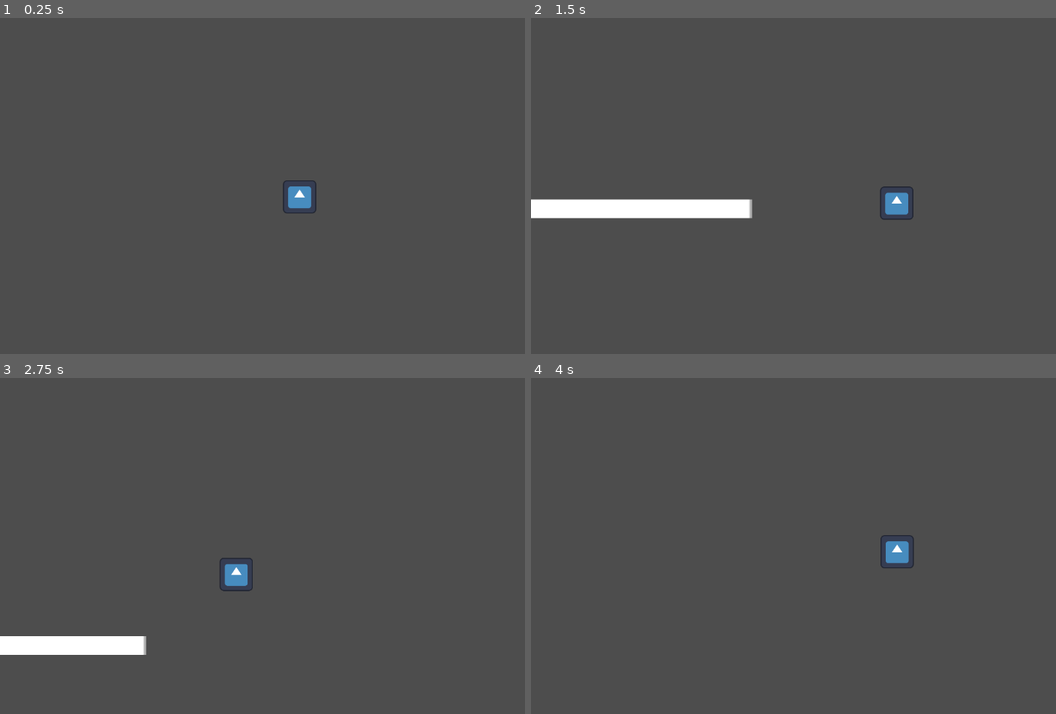
Above: before the commit, frames 1-4 (two rows, left to right).
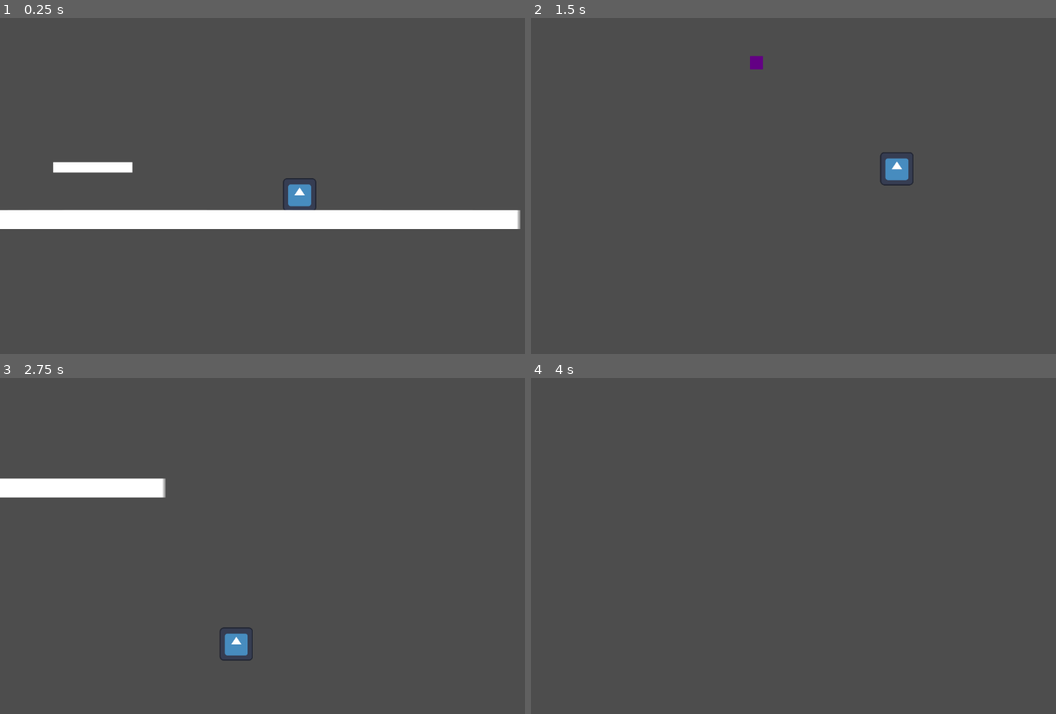
Above: after the commit, the same moments.

Repository: RmonteRodriguez/Platformer-Godot
Game: Godot game, scene res://main_scene.tscn
Same seed, same stepped clock (60 frames per second), same inputs: the game is played once before the commit and once after it. The engine's default icon, where the game draws it, is replaced by a stand-in: a white triangle on a blue panel in a dark square.
Inputs:
- Up to frame 1 (0.25 s): no input
- Up to frame 2 (1.5 s): tap Enter (ui_accept) at 0.5, 0.77 s; hold Right (ui_right) from 0.53 s (still down)
- Up to frame 3 (2.75 s): tap Enter (ui_accept) at 1.52 s; release Right (ui_right) at 2.03 s; hold Left (ui_left) from 2.03 s (still down)
- Up to frame 4 (4 s): release Left (ui_left) at 2.78 s; hold Right (ui_right) from 2.78 s (still down); tap Enter (ui_accept) at 3.02, 3.77 s

The runs differ from the first frame. In frame 1, 6.4% of the frame differs, in the area x 0-100%, y 42-63%; in frame 2, 3.3%; in frame 3, 4.2%; in frame 4, 0.4%.
Error before the commit: Invalid operands 'Nil' and 'int' in operator '>'. (res://Player.gd:25)

Commit message:
Moving Platform Commit 1
-Started to add moving platforms

Diff:
--- /dev/null
+++ b/Platformer/Moving Platform.gd
@@ -0,0 +1,34 @@
+extends StaticBody2D
+
+@export var platform: StaticBody2D
+@export var point1Node: Node2D
+@export var point2Node: Node2D
+
+@export var point1 = Vector2(0,0)
+@export var point2 = Vector2(0,0)
+
+
+var time = 0
+var timeDirection = 1
+var moveDuration = 2
+
+# Called when the node enters the scene tree for the first time.
+func _ready():
+	pass
+	#var screenSize = get_viewport().get_visible_rect().size
+	#point1 = Vector2(screenSize.x * 0.1, screenSize.y * 0.6)
+	#point2 = Vector2(screenSize.x - (screenSize.x * 0.1), screenSize.y * 0.6)
+
+
+# Called every frame. 'delta' is the elapsed time since the previous frame.
+func _process(delta):
+		# Flip the direction of how time gets added
+	# This ensures it moves back to its initial position
+	if (time > moveDuration or time < 0):
+		timeDirection *= -1
+
+	# delta is how long it takes to complete a frame.
+	time += delta * timeDirection
+	var t = time / moveDuration
+
+	platform.position = lerp(point1Node.position,point2Node.position, t)
--- /dev/null
+++ b/Platformer/Parent Player.gd
@@ -0,0 +1,9 @@
+extends Area2D
+
+@onready var playerNode = get_node("/root/Main Scene/Player")
+
+#func _input(event):
+	#f get_overlapping_bodies().size() > 0:
+		#playerNode.get_parent().remove_child(playerNode)
+		#self.add_child(playerNode)
+		#print(self.get_children())
--- a/Platformer/Player.gd
+++ b/Platformer/Player.gd
@@ -2,6 +2,8 @@
 
 
 const SPEED = 700.0
+
+var canMove
 
 #Vars for jumping
 const JUMP_VELOCITY = -700.0
@@ -13,6 +15,9 @@
 
 
 func _physics_process(delta):
+	if canMove == false:
+		return
+
 	#resets jump counter when on the floor
 	if is_on_floor():
 		amountOfJumpsLeft = amountOfJumps
--- /dev/null
+++ b/Platformer/Prefabs/lose condition.tscn
@@ -0,0 +1,18 @@
+[gd_scene load_steps=4 format=3 uid="uid://b1gp0u151vgct"]
+
+[ext_resource type="Script" path="res://lose condition.gd" id="1_aa8b4"]
+[ext_resource type="Texture2D" uid="uid://ctv5b6oopqx0c" path="res://Sprites/square.png" id="2_rt0qu"]
+
+[sub_resource type="RectangleShape2D" id="RectangleShape2D_wwmhx"]
+
+[node name="Lose Condiion" type="Area2D"]
+collision_layer = 2
+script = ExtResource("1_aa8b4")
+
+[node name="Sprite2D" type="Sprite2D" parent="."]
+modulate = Color(0.388235, 0, 0.517647, 1)
+scale = Vector2(0.1, 0.1)
+texture = ExtResource("2_rt0qu")
+
+[node name="CollisionShape2D" type="CollisionShape2D" parent="."]
+shape = SubResource("RectangleShape2D_wwmhx")
--- /dev/null
+++ b/Platformer/Prefabs/moving_platform_containter.tscn
@@ -0,0 +1,39 @@
+[gd_scene load_steps=6 format=3 uid="uid://dsycrfwe3dpqo"]
+
+[ext_resource type="Texture2D" uid="uid://ctv5b6oopqx0c" path="res://Sprites/square.png" id="1_hq3mq"]
+[ext_resource type="Script" path="res://Moving Platform.gd" id="1_tmbv3"]
+[ext_resource type="Script" path="res://Parent Player.gd" id="3_54h87"]
+
+[sub_resource type="RectangleShape2D" id="RectangleShape2D_8vx32"]
+
+[sub_resource type="RectangleShape2D" id="RectangleShape2D_hjii8"]
+
+[node name="Moving Platform Containter" type="Node2D"]
+scale = Vector2(7.48, 1)
+
+[node name="Location 1" type="Node2D" parent="."]
+position = Vector2(-31.5508, -5)
+
+[node name="Location 2" type="Node2D" parent="."]
+position = Vector2(22.1925, 0)
+
+[node name="Platform" type="StaticBody2D" parent="." node_paths=PackedStringArray("platform", "point1Node", "point2Node")]
+collision_layer = 4
+script = ExtResource("1_tmbv3")
+platform = NodePath(".")
+point1Node = NodePath("../Location 1")
+point2Node = NodePath("../Location 2")
+
+[node name="Sprite2D" type="Sprite2D" parent="Platform"]
+scale = Vector2(0.08, 0.08)
+texture = ExtResource("1_hq3mq")
+
+[node name="CollisionShape2D" type="CollisionShape2D" parent="Platform"]
+shape = SubResource("RectangleShape2D_8vx32")
+
+[node name="Area2D" type="Area2D" parent="Platform"]
+script = ExtResource("3_54h87")
+
+[node name="CollisionShape2D" type="CollisionShape2D" parent="Platform/Area2D"]
+position = Vector2(0, -12)
+shape = SubResource("RectangleShape2D_hjii8")
--- a/Platformer/Win Condition.gd
+++ b/Platformer/Win Condition.gd
@@ -1,16 +1,10 @@
 extends Area2D
 
-var player = null
+@export var sceneCamera: Camera2D
 
-# Called when the node enters the scene tree for the first time.
-func _ready():
-	pass # Replace with function body.
-
-
-# Called every frame. 'delta' is the elapsed time since the previous frame.
-func _process(delta):
-	pass
+@onready var playerNode = get_node("../Player")
 
 func _input(event):
 	if get_overlapping_bodies().size() > 0:
-		print("hello")
+		playerNode.canMove = false
+		sceneCamera.make_current()
--- /dev/null
+++ b/Platformer/lose condition.gd
@@ -0,0 +1,5 @@
+extends Area2D
+
+func _input(event):
+	if get_overlapping_bodies().size() > 0:
+		get_tree().reload_current_scene()
--- a/Platformer/main_scene.tscn
+++ b/Platformer/main_scene.tscn
@@ -1,8 +1,10 @@
-[gd_scene load_steps=5 format=3 uid="uid://makqcl43xj75"]
+[gd_scene load_steps=7 format=3 uid="uid://makqcl43xj75"]
 
 [ext_resource type="PackedScene" uid="uid://dh26knq82qk47" path="res://Prefabs/player.tscn" id="1_mkddx"]
 [ext_resource type="PackedScene" uid="uid://der48xplmy2b7" path="res://Prefabs/win_condition.tscn" id="3_b8lpx"]
 [ext_resource type="Texture2D" uid="uid://ctv5b6oopqx0c" path="res://Sprites/square.png" id="3_xifh2"]
+[ext_resource type="PackedScene" uid="uid://b1gp0u151vgct" path="res://Prefabs/lose condition.tscn" id="4_7b03s"]
+[ext_resource type="PackedScene" uid="uid://dsycrfwe3dpqo" path="res://Prefabs/moving_platform_containter.tscn" id="5_aw2kr"]
 
 [sub_resource type="RectangleShape2D" id="RectangleShape2D_vs7bi"]
 size = Vector2(27, 1)
@@ -10,6 +12,7 @@
 [node name="Main Scene" type="Node2D"]
 
 [node name="Player" parent="." instance=ExtResource("1_mkddx")]
+position = Vector2(702, 550)
 
 [node name="StaticBody2D" type="StaticBody2D" parent="."]
 position = Vector2(598, 626)
@@ -25,4 +28,30 @@
 scale = Vector2(0.1, 0.1)
 texture = ExtResource("3_xifh2")
 
-[node name="Win Condition" parent="." instance=ExtResource("3_b8lpx")]
+[node name="Win Condition" parent="." node_paths=PackedStringArray("sceneCamera") instance=ExtResource("3_b8lpx")]
+position = Vector2(199, -172)
+sceneCamera = NodePath("../Scene Camera")
+
+[node name="Scene Camera" type="Camera2D" parent="."]
+position = Vector2(10498, 6677)
+
+[node name="Screen Overlay" type="Sprite2D" parent="Scene Camera"]
+modulate = Color(0, 0, 0, 1)
+scale = Vector2(5, 5)
+texture = ExtResource("3_xifh2")
+
+[node name="You Win Text" type="Label" parent="Scene Camera"]
+offset_left = -287.0
+offset_top = -91.0
+offset_right = -207.0
+offset_bottom = -68.0
+scale = Vector2(6.48132, 6.48132)
+text = "YOU WIN!!"
+horizontal_alignment = 1
+vertical_alignment = 1
+
+[node name="Win Condition2" parent="." instance=ExtResource("4_7b03s")]
+position = Vector2(1097, -36)
+
+[node name="Moving Platform Containter" parent="." instance=ExtResource("5_aw2kr")]
+position = Vector2(490, 530)
